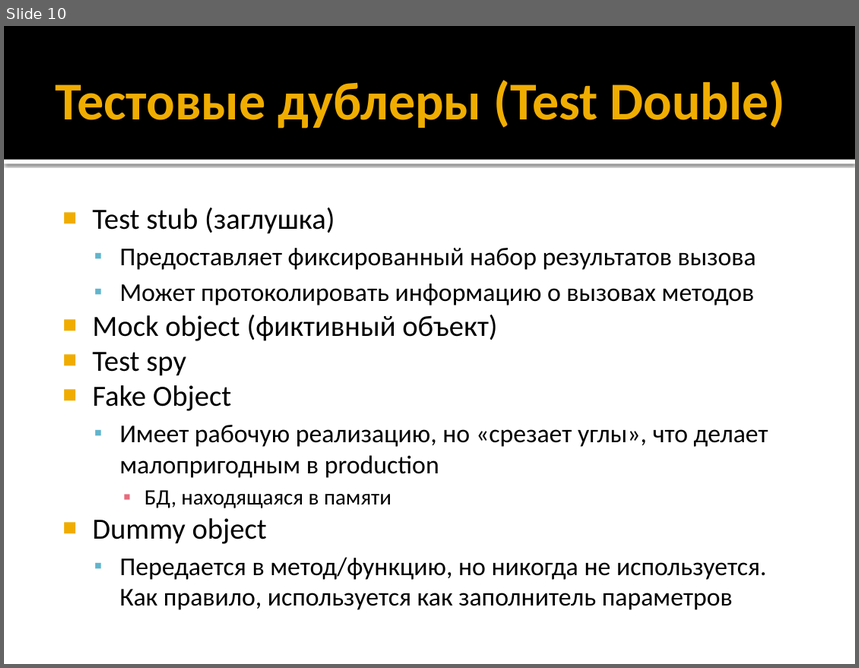
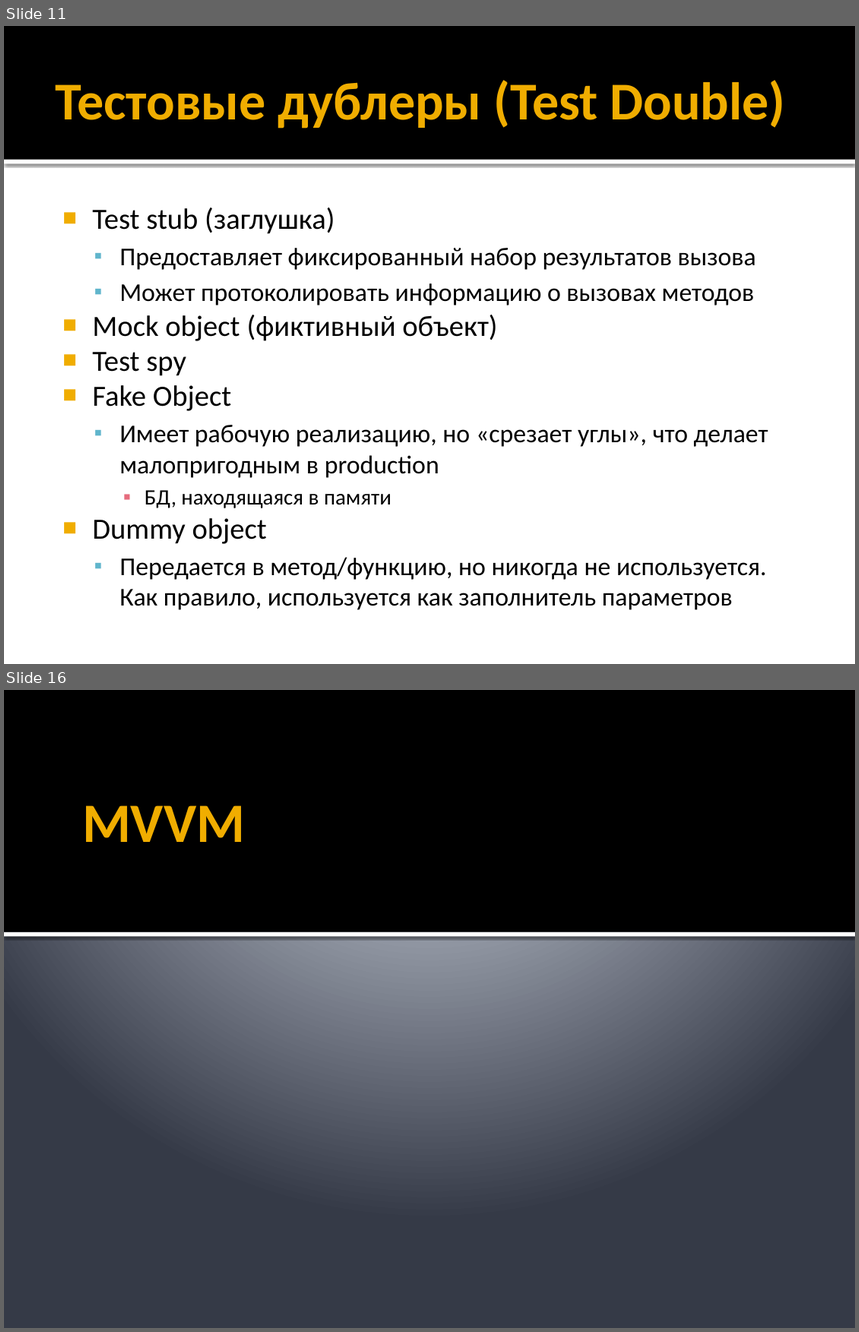
Before and after one commit to iv-sergius/ood, a slide deck: lectures/mvxx/mvxx.pptx. Shown one above the other, each under a label of ours: slide 10 before the commit, slides 11 and 16 after it; the slides between them are not shown. The pictures are 859x668 and 859x1332 pixels, drawn with LibreOffice and Linux fonts; fonts in the diff are those of the drawing. Boxes give left, top, right and bottom in pixels: in the first picture for what was removed or moved away, otherwise in the second. Text is boxed around its words. In the diff, an @@ line names an element or a change of style, - is before the commit and + after.

```diff
--- a/lectures/mvxx/mvxx.pptx
+++ b/lectures/mvxx/mvxx.pptx
@@ slide 16 added at <box>4,690,855,1328</box>, background gradient #C1C5D3 to #BFC4D2 to #353B47 @@
@@ rectangle added at <box>4,690,855,932</box>, fill #000000 @@
@@ title added at <box>82,806,245,842</box>, 47 pt, text #F0AD00, bold @@
+MVVM
@@ rectangle added at <box>4,932,855,937</box>, fill #FFFFFF @@
@@ what was slide 10 is now slide 11 @@
```
Also in this commit, not shown: 3 slides changed, 7 other slides added.
